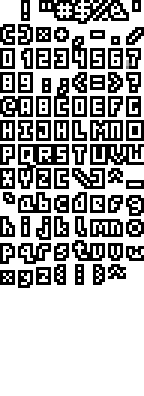
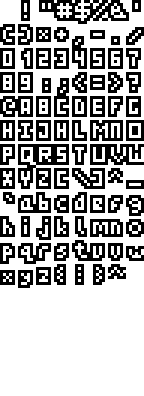
Revision of a layered 144x396 image; what changed, layer by layer:
painted on "Layer #2" over [81, 60, 132, 102]
